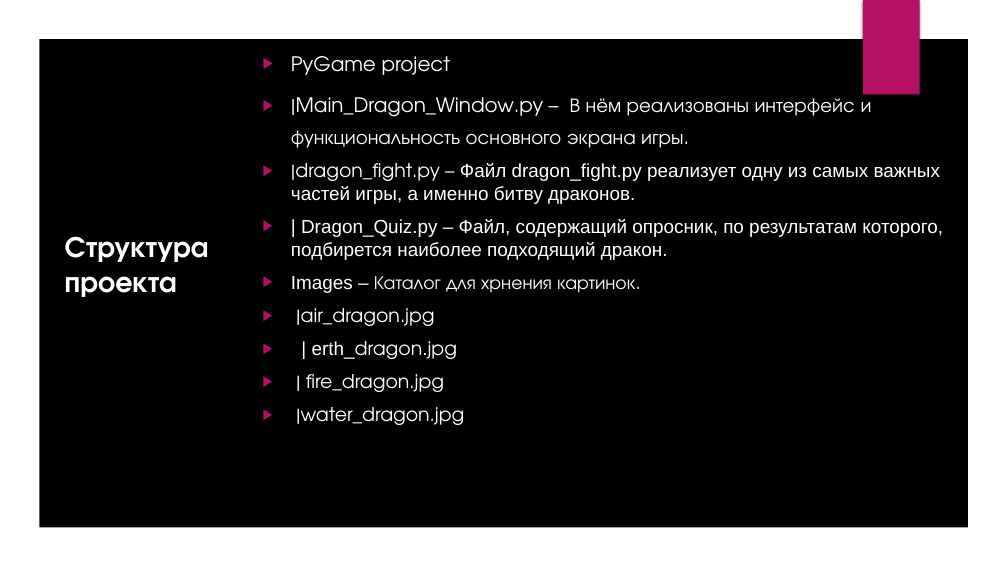
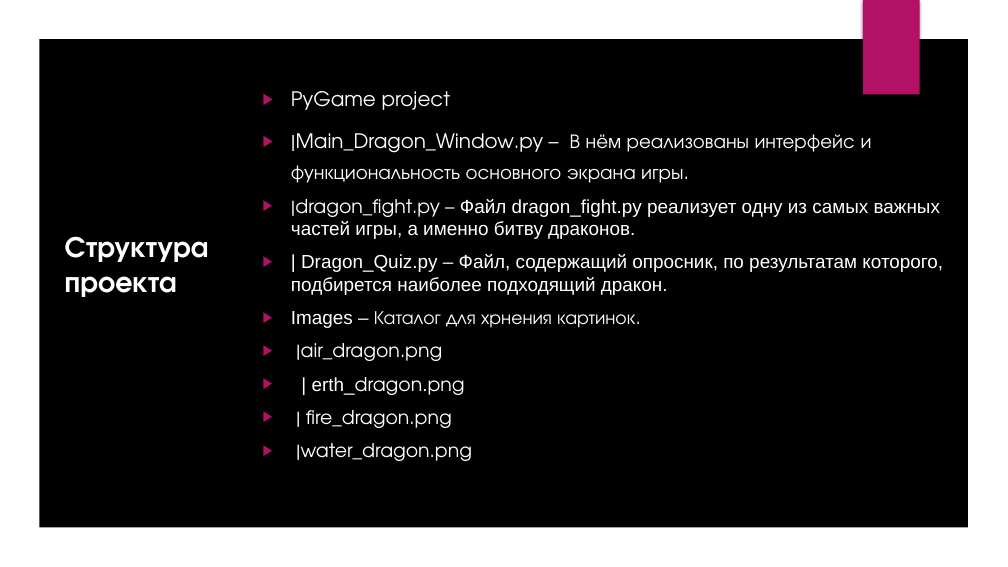
Before and after one commit to VeraPavlovskaya/PyGameProject, a slide deck: slide 2 of presentation.pptx. Drawn at 1008x567 pixels with LibreOffice and Linux fonts; fonts in the diff are those of the drawing; background and template pictures are left out. Boxes give left, top, right and bottom in pixels: in the first picture for what was removed or moved away, otherwise in the second. Text is boxed around its words. In the diff, an @@ line names an element or a change of style, - is before the commit and + after.

```diff
--- a/presentation.pptx
+++ b/presentation.pptx
@@ text "PyGame project": place and size @@
-text "PyGame project" at [291, 56, 943, 425]
+text "PyGame project" at [291, 91, 943, 461]
@@ text at [296, 343, 472, 461]: text changed @@
-▶ |air_dragon.jpg
-▶ | erth_dragon.jpg
-▶ | fire_dragon.jpg
-▶ |water_dragon.jpg
+▶ |air_dragon.png
+▶ | erth_dragon.png
+▶ | fire_dragon.png
+▶ |water_dragon.png
```
Also in this commit, not shown: 5 slides added.
